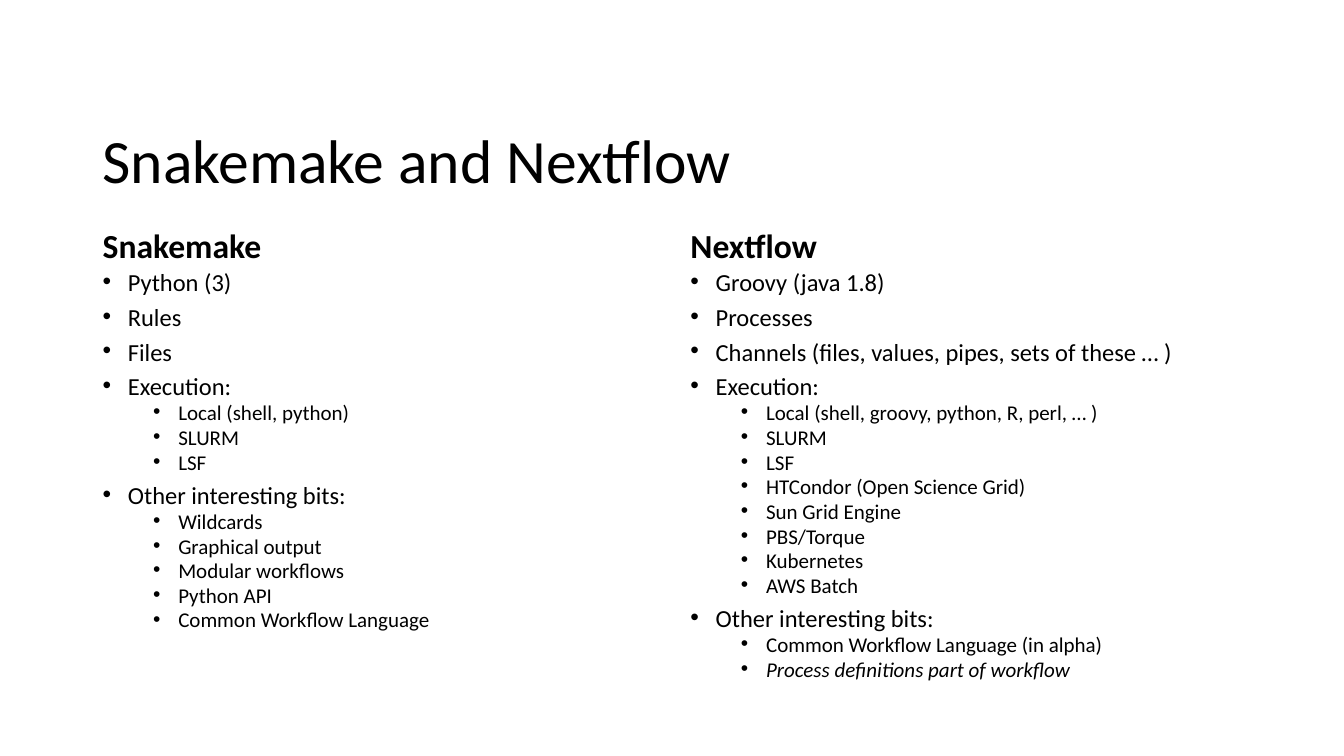
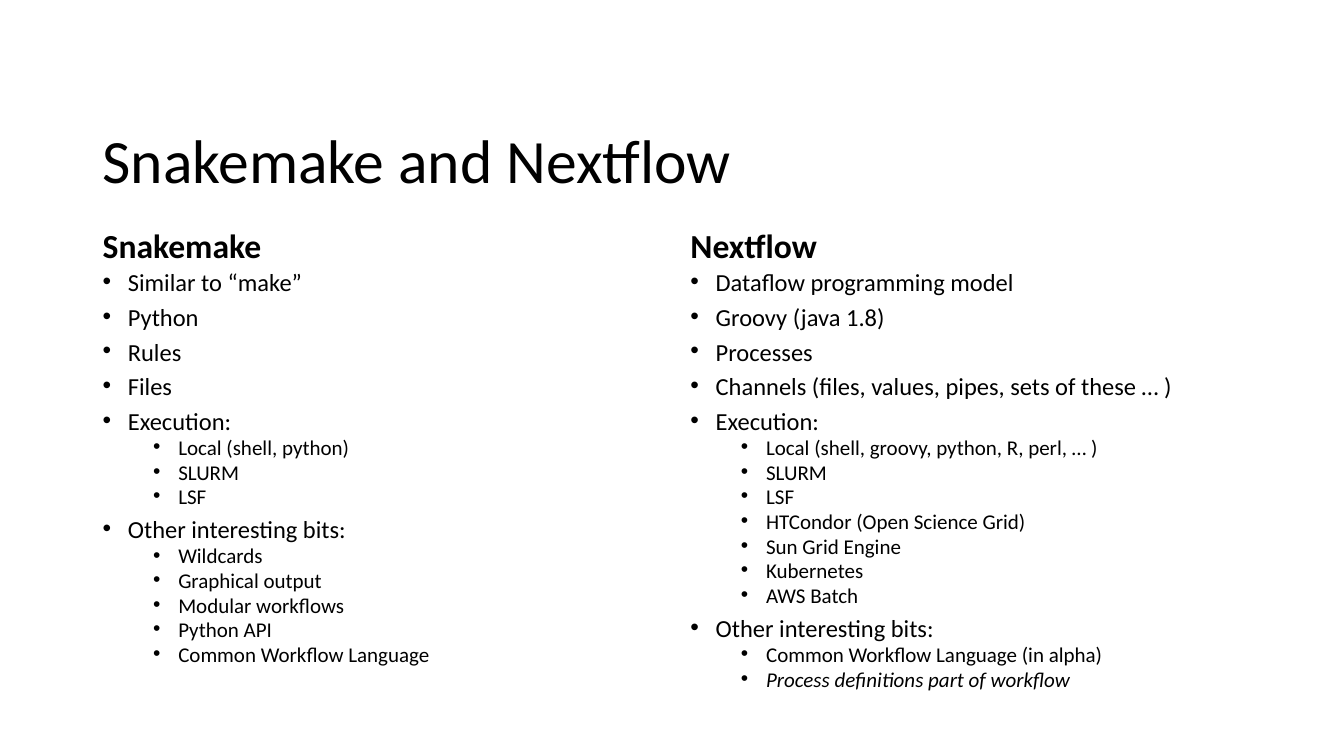
Before and after one commit to CHPC-UofU/rmacc-workflows, a slide deck: slide 8 of slides/workflow_tools.pptx (slide 5 before the commit). Drawn at 1344x756 pixels with LibreOffice and Linux fonts; fonts in the diff are those of the drawing; background and template pictures are left out. Boxes give left, top, right and bottom in pixels: in the first picture for what was removed or moved away, otherwise in the second. Text is boxed around its words. In the diff, an @@ line names an element or a change of style, - is before the commit and + after.

```diff
--- a/slides/workflow_tools.pptx
+++ b/slides/workflow_tools.pptx
@@ text at [128, 273, 302, 330]: text changed @@
-• Python (3)
+• Similar to “make”
+• Python
@@ text at [716, 274, 1013, 296]: paragraph added @@
+• Dataflow programming model
@@ text at [766, 529, 865, 548]: paragraph removed @@
-  • PBS/Torque
```
Also in this commit, not shown: 10 other slides changed, 6 slides added, 2 slides removed, 1 other file.
